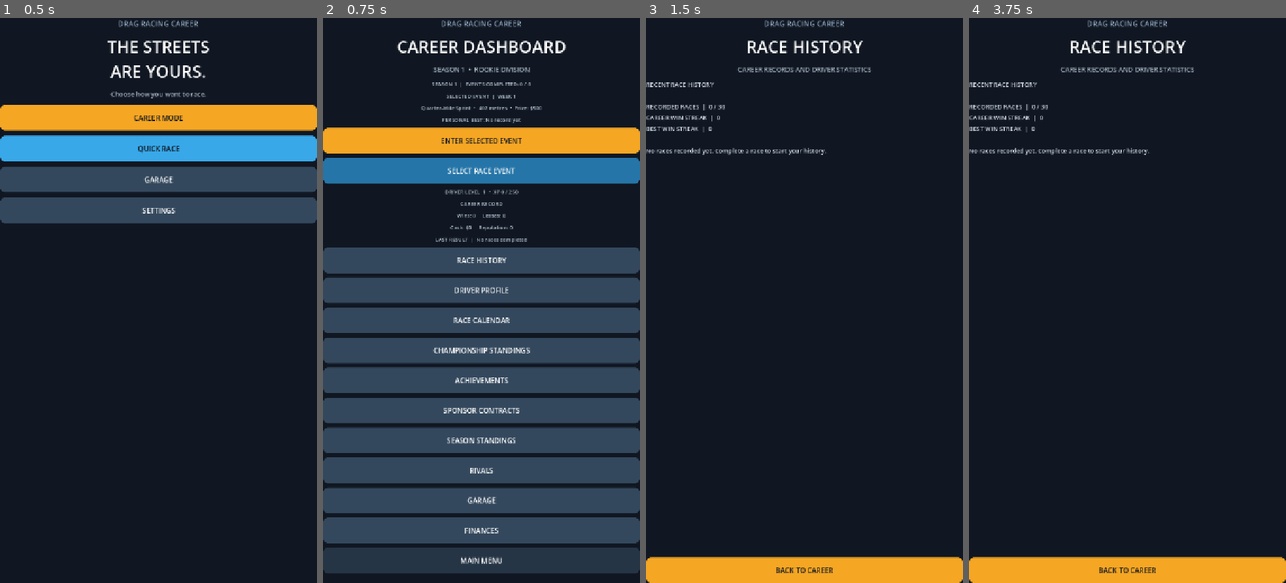
Above: before the commit, frames 1-4 (left to right).
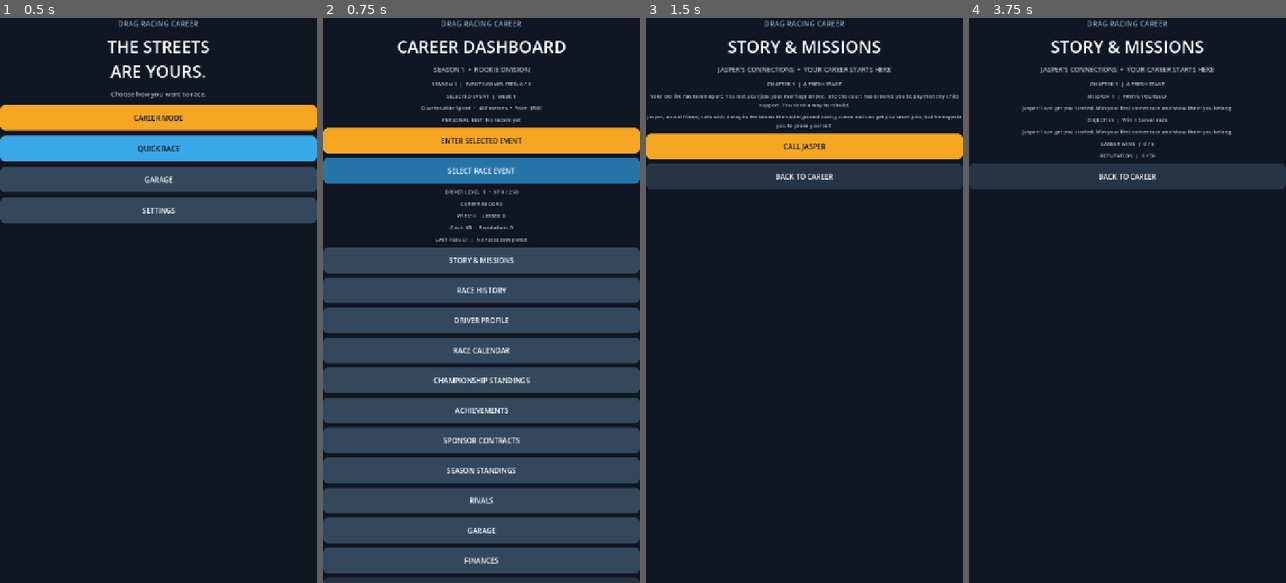
Above: after the commit, the same moments.

Repository: gleeshyyy/-Drag-Racing-Career
Game: Godot game, scene res://main.tscn
The game is run twice, just before and just after one commit, with the same random seed, the same clock (stepped at 60 frames per second) and the same inputs.
Inputs (mouse positions are in pixels of both pictures, inside the frame that each line leads up to):
- Up to frame 1 (0.5 s): no input
- Up to frame 2 (0.75 s): click "CAREER MODE" at 0.5 s
- Up to frame 3 (1.5 s): click (804, 260) at 1.25 s, where only the run after the commit has a clickable "STORY & MISSIONS"
- Up to frame 4 (3.75 s): click "BACK TO CAREER" at 2 s; click (1127, 260) at 2.75 s, where only the run after the commit has a clickable "STORY & MISSIONS"; click (1127, 147) at 3.5 s, where only the run after the commit has a clickable "CALL JASPER"

Frame 1 is identical in both runs. In frame 2, 2.7% of the frame differs, in the area x 0-100%, y 42-100%; in frame 3, 16%, in the area x 0-100%, y 4-100%; in frame 4, 12%.

Commit message:
Add Jasper story missions and chapter progression

Diff:
--- a/main.gd
+++ b/main.gd
@@ -98,6 +98,9 @@
 var last_xp_earned := 0
 var last_level_up := false
 var last_result := "No races completed"
+var story_stage := 0
+var story_completed := false
+var last_story_message := ""
 var owned_cars: Array = ["Street Compact"]
 var active_car := "Street Compact"
 var car_upgrades: Dictionary = {}
@@ -353,6 +356,10 @@
 	_add_section_label("Wins: %d     Losses: %d" % [career_wins, career_losses])
 	_add_section_label("Cash: $%s     Reputation: %d" % [str(career_cash), career_reputation])
 	_add_section_label("LAST RESULT  |  " + last_result)
+	var story_button := _make_button("STORY & MISSIONS", Color("#34485d"))
+	story_button.add_theme_color_override("font_color", Color.WHITE)
+	story_button.pressed.connect(_show_story_missions)
+	section_panel.add_child(story_button)
 	var history_button := _make_button("RACE HISTORY", Color("#34485d"))
 	history_button.add_theme_color_override("font_color", Color.WHITE)
 	history_button.pressed.connect(_show_race_history)
@@ -986,6 +993,72 @@
 	var back_button := _make_button(back_caption, Color("#f5a623"))
 	back_button.pressed.connect(_show_career_dashboard)
 	section_panel.add_child(back_button)
+
+func _show_story_missions() -> void:
+	menu_panel.hide()
+	race_panel.hide()
+	section_panel.show()
+	title_label.text = "STORY & MISSIONS"
+	status_label.text = "JASPER'S CONNECTIONS  •  YOUR CAREER STARTS HERE"
+	_clear_section()
+	if story_stage == 0:
+		_add_section_label("CHAPTER 1  |  A FRESH START")
+		_add_section_label("Your old life has fallen apart. You lost your job, your marriage ended, and the court has ordered you to pay monthly child support. You need a way to rebuild.")
+		_add_section_label("Jasper, an old friend, calls with a way in. He knows the underground racing scene and can get you small jobs, but he expects you to prove yourself.")
+		var begin_button := _make_button("CALL JASPER", Color("#f5a623"))
+		begin_button.pressed.connect(func():
+			story_stage = 1
+			last_story_message = "Jasper: I can get you started. Win your first career race and show them you belong."
+			_save_career()
+			_show_story_missions()
+		)
+		section_panel.add_child(begin_button)
+	else:
+		_add_section_label("CHAPTER 1  |  A FRESH START")
+		if story_stage == 1:
+			_add_section_label("MISSION 1  |  PROVE YOURSELF")
+			_add_section_label("Jasper: I can get you started. Win your first career race and show them you belong.")
+			_add_section_label("OBJECTIVE  |  Win 1 Career race")
+		elif story_stage == 2:
+			_add_section_label("MISSION 2  |  BUILD A NAME")
+			_add_section_label("Jasper has noticed your first result. Now prove it wasn't a one-off. Keep winning and build your reputation.")
+			_add_section_label("OBJECTIVE  |  Win 3 Career races in total")
+		elif story_stage == 3:
+			_add_section_label("MISSION 3  |  BIGGER OPPORTUNITIES")
+			_add_section_label("Your name is starting to travel. Jasper has heard that a more serious racing organizer is watching. Reach 50 reputation and win 5 Career races.")
+			_add_section_label("OBJECTIVE  |  5 Career wins and 50 reputation")
+		else:
+			_add_section_label("CHAPTER 1 COMPLETE")
+			_add_section_label("You've earned your place in the underground scene. Jasper's network can now open the door to bigger opportunities. The next chapter will expand your story.")
+		if last_story_message != "":
+			_add_section_label(last_story_message)
+		_add_section_label("CAREER WINS  |  %d / 5" % [career_wins])
+		_add_section_label("REPUTATION  |  %d / 50" % career_reputation)
+	var back_button := _make_button("BACK TO CAREER", Color("#263545"))
+	back_button.add_theme_color_override("font_color", Color.WHITE)
+	back_button.pressed.connect(_show_career_dashboard)
+	section_panel.add_child(back_button)
+
+func _update_story_progress() -> void:
+	if story_stage == 1 and career_wins >= 1:
+		story_stage = 2
+		career_cash += 500
+		career_reputation += 5
+		last_story_message = "MISSION COMPLETE: Jasper pays you $500 and introduces you to more racers."
+	elif story_stage == 2 and career_wins >= 3:
+		story_stage = 3
+		career_cash += 1200
+		career_reputation += 10
+		last_story_message = "MISSION COMPLETE: Jasper rewards you with $1,200. Your name is spreading."
+	elif story_stage == 3 and career_wins >= 5 and career_reputation >= 50:
+		story_stage = 4
+		story_completed = true
+		career_cash += 2500
+		career_reputation += 20
+		last_story_message = "CHAPTER 1 COMPLETE: You earned $2,500 and access to the next stage of your racing career."
+	else:
+		return
+	_save_career()
 
 func _show_info_page(page_title: String, description: String) -> void:
 	menu_panel.hide()
@@ -1278,6 +1351,7 @@
 			career_cash += race_reward
 			career_reputation += 10
 			last_result = "Victory vs " + rival_name
+			_update_story_progress()
 		else:
 			career_losses += 1
 			current_win_streak = 0
@@ -1306,6 +1380,8 @@
 	_add_section_label("FUEL REMAINING  |  %.1f%%  ( -%.2f%% used )" % [float(car_fuel.get(active_car, 100.0)), last_fuel_used])
 	_add_section_label("DISTANCE  |  %d metres" % int(race_distance))
 	_add_section_label("PRIZE MONEY  |  $%s" % str(race_reward if was_career_race and won else 0))
+	if was_career_race and last_story_message != "":
+		_add_section_label(last_story_message)
 	if was_career_race:
 		if last_season_message != "":
 			_add_section_label(last_season_message)
@@ -1418,6 +1494,9 @@
 	selected_event_id = str(save.get_value("career", "selected_event_id", "quarter_mile"))
 	race_event_name = str(_get_selected_event()["name"])
 	last_result = str(save.get_value("career", "last_result", "No races completed"))
+	story_stage = int(save.get_value("career", "story_stage", 0))
+	story_completed = bool(save.get_value("career", "story_completed", false))
+	last_story_message = str(save.get_value("career", "last_story_message", ""))
 	owned_cars = save.get_value("garage", "owned_cars", ["Street Compact"])
 	active_car = str(save.get_value("garage", "active_car", "Street Compact"))
 	car_upgrades = save.get_value("garage", "car_upgrades", {})
@@ -1462,6 +1541,9 @@
 	save.set_value("career", "best_win_streak", best_win_streak)
 	save.set_value("career", "selected_event_id", selected_event_id)
 	save.set_value("career", "last_result", last_result)
+	save.set_value("career", "story_stage", story_stage)
+	save.set_value("career", "story_completed", story_completed)
+	save.set_value("career", "last_story_message", last_story_message)
 	save.set_value("garage", "owned_cars", owned_cars)
 	save.set_value("garage", "active_car", active_car)
 	save.set_value("garage", "car_upgrades", car_upgrades)
